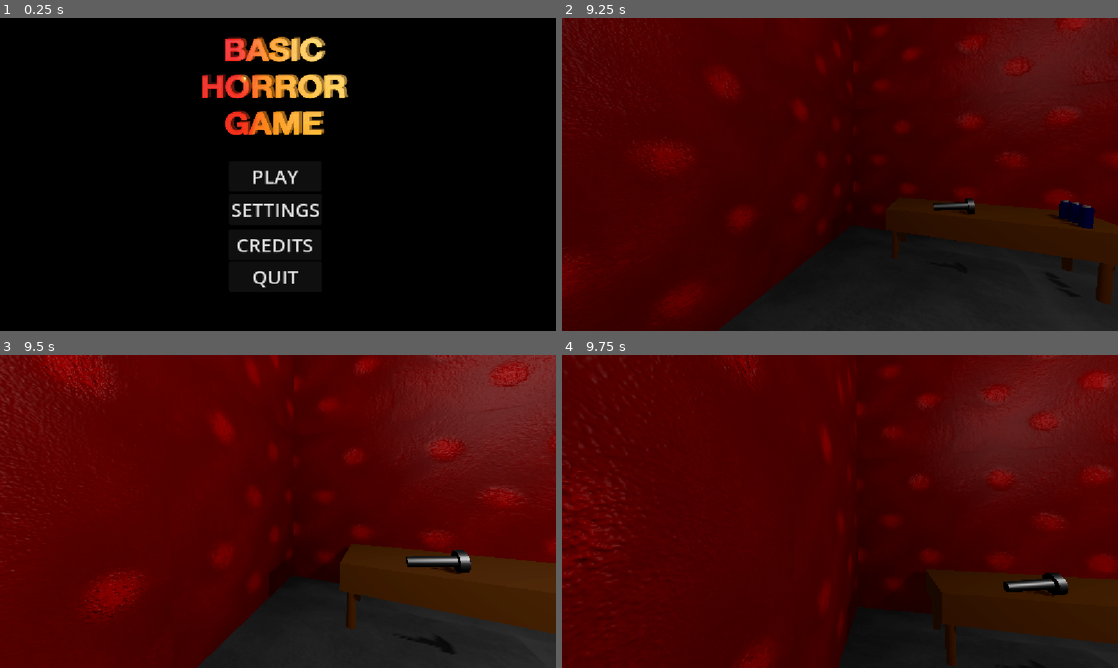
Above: before the commit, frames 1-4 (two rows, left to right).
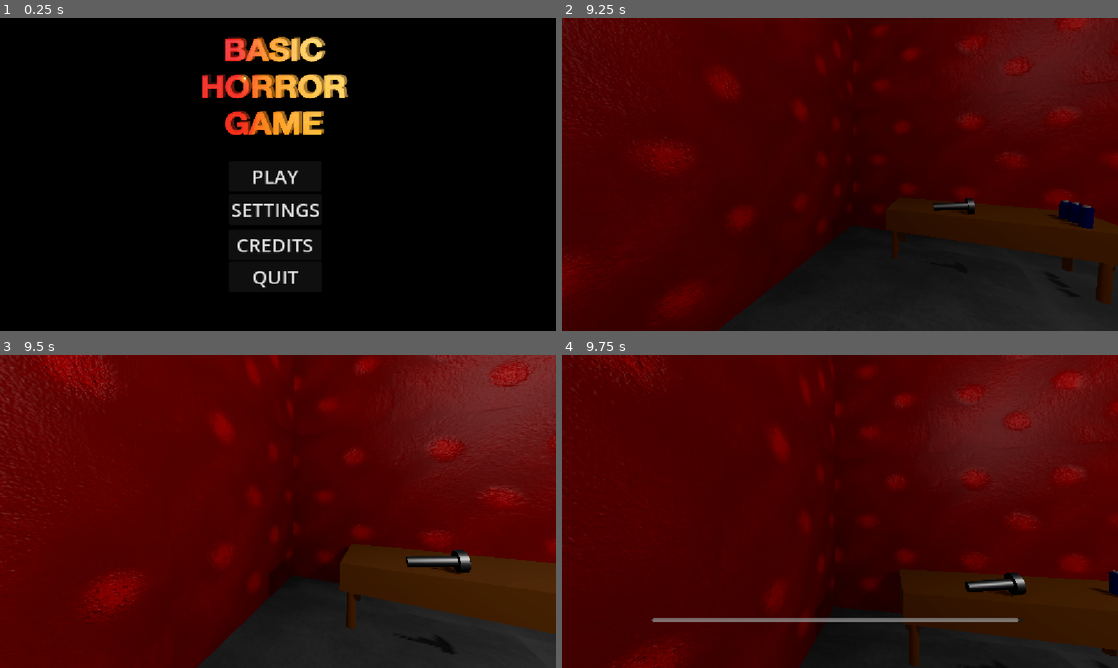
Above: after the commit, the same moments.

Repository: christiannoll/Basic3DGame
Game: Godot game, scene res://Scenes/main_menu.tscn
Same seed, same stepped clock (60 frames per second), same inputs: the game is played once before the commit and once after it. The engine's default icon, where the game draws it, is replaced by a stand-in: a white triangle on a blue panel in a dark square.
Inputs (mouse positions are in pixels of both pictures, inside the frame that each line leads up to):
- Up to frame 1 (0.25 s): no input
- Up to frame 2 (9.25 s): click "PLAY" at 0.5 s; move the mouse to (867, 174) at 1.27 s; hold W (forward) 1.28-6.53 s; tap Shift (sprint) at 1.35, 2.3, 3.05, 3.6, 4.35, 5.3, 6.05, 6.6, 7.35, 8.3, 9.05 s; tap Space (jump) at 1.52, 2.27, 3.77, 4.52, 5.27, 6.77, 7.52, 8.27 s; move the mouse to (812, 174) at 2.02 s; tap F (flashlight) at 2.1, 5.1, 8.1 s; move the mouse to (851, 168) at 2.77 s; tap E (interact) at 2.85, 5.85, 8.85 s; move the mouse to (834, 180) at 3.52 s; move the mouse to (878, 177) at 4.27 s; move the mouse to (795, 171) at 5.02 s; move the mouse to (845, 174) at 5.77 s; move the mouse to (817, 168) at 6.52 s; hold D (right) 6.53-7.28 s; move the mouse to (867, 174) at 7.27 s; hold W (forward) from 7.28 s (still down); move the mouse to (812, 174) at 8.02 s; move the mouse to (851, 168) at 8.77 s
- Up to frame 3 (9.5 s): keep holding W (forward)
- Up to frame 4 (9.75 s): move the mouse to (834, 517) at 9.52 s; release W (forward) at 9.53 s; hold A (left) from 9.53 s (still down); tap Shift (sprint) at 9.6 s

Frames 1-3 are identical in both runs. In frame 4, 10% of the frame differs, in the area x 0-100%, y 0-100%.
Error after the commit: Invalid access of index '-1' on a base object of type: 'Array[AudioStream]'. (res://Scripts/player.gd:54)

Commit message:
Adopted player script to play running footstep sounds if the player is sprinting

Diff:
--- a/Scripts/player.gd
+++ b/Scripts/player.gd
@@ -11,6 +11,7 @@
 var movable = false
 var rng
 @export var walk_footsteps: Array[AudioStream]
+@export var sprint_footsteps: Array[AudioStream]
 
 func _ready() -> void:
 	rng = RandomNumberGenerator.new()
@@ -45,8 +46,12 @@
 		var direction := (transform.basis * Vector3(input_dir.x, 0, input_dir.y)).normalized()
 		if direction:
 			if !$footstep_sound.playing:
-				var num = rng.randi_range(0, walk_footsteps.size() - 1)
-				$footstep_sound.stream = walk_footsteps[num]
+				if SPEED != SPRINT_SPEED:
+					var num = rng.randi_range(0, walk_footsteps.size() - 1)
+					$footstep_sound.stream = walk_footsteps[num]
+				if SPEED == SPRINT_SPEED:
+					var num = rng.randi_range(0, sprint_footsteps.size() - 1)
+					$footstep_sound.stream = sprint_footsteps[num]
 				$footstep_sound.play()
 			velocity.x = direction.x * SPEED
 			velocity.z = direction.z * SPEED
